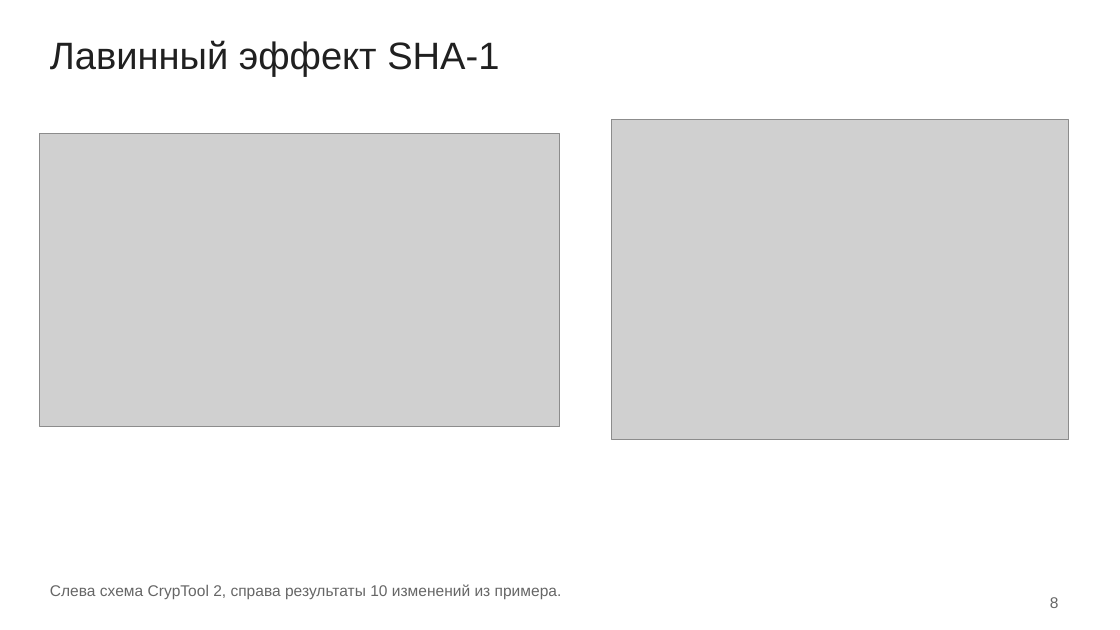
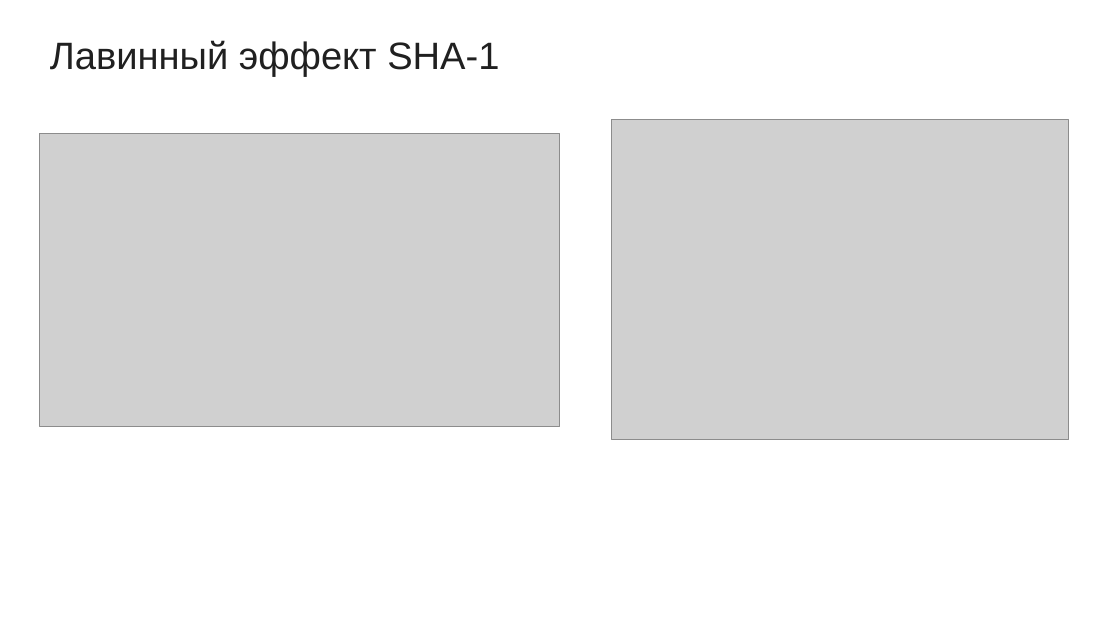
Before and after one commit to mikhailshceglov/sem7, a slide deck: slide 8 of crypto/lab4/Щеглов_3381_ЛР4.odp. Drawn at 1120x630 pixels with LibreOffice and Linux fonts; fonts in the diff are those of the drawing; grey boxes stand for pictures. Boxes give left, top, right and bottom in pixels: in the first picture for what was removed or moved away, otherwise in the second. Text is boxed around its words. In the diff, an @@ line names an element or a change of style, - is before the commit and + after.

```diff
--- a/crypto/lab4/Щеглов_3381_ЛР4.odp
+++ b/crypto/lab4/Щеглов_3381_ЛР4.odp
@@ text removed at (x1=50, y1=584, x2=562, y2=599) @@
-Слева схема CrypTool 2, справа результаты 10 изменений из примера.
@@ text removed at (x1=1050, y1=597, x2=1059, y2=608) @@
-8
```
Also in this commit, not shown: 20 other slides changed, 3 slides added, 2 slides removed, 6 other files.
